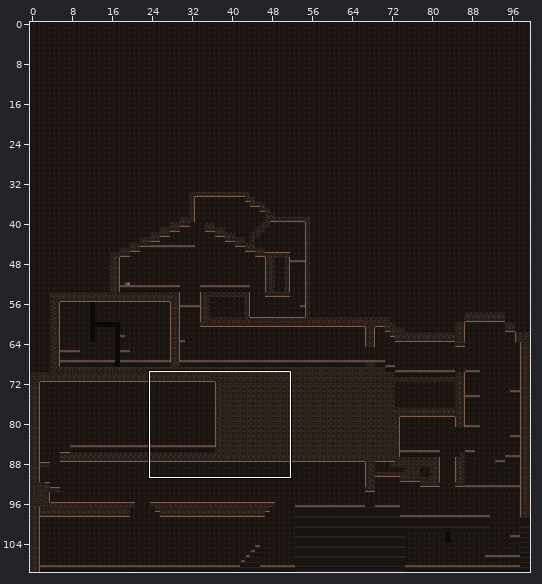
Tiled map (JSON) -- assets/Tiled/super_mario.json. Above: a wide view before the commit, with the close-up outlined.
Close-up. Earlier state:
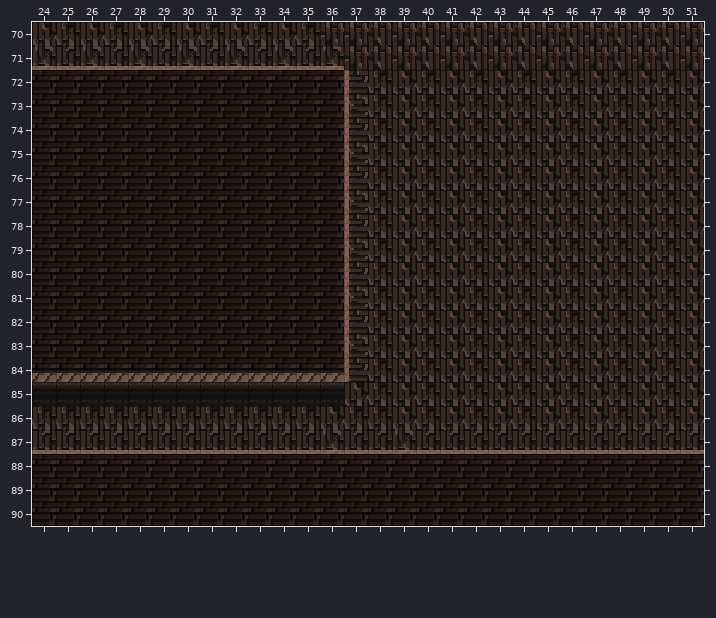
Cells are 16x16 px. Shown: x 24..51, y 70..90. The commit also changed other parts of the map, which this record leaves out.
Now the later version:
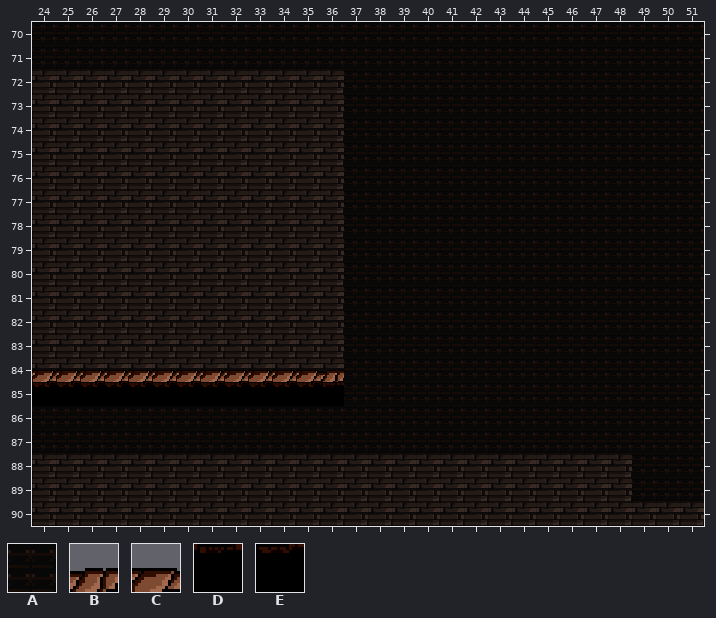
Key: from "SuperMarioBros-World1-1": A 163, B 321, C 322, D 341, E 342.
_ is an empty cell, . an unchanged one.
Tiles of an added or newly shown layer are drawn over the layers below it.
The exact change:
--- layer "World2" (now shown)
@@ x 24..51 @@
-70 ____________________________
-71 ____________________________
-72 ............._______________
-73 ............._______________
-74 ............._______________
-75 ............._______________
-76 ............._______________
-77 ............._______________
-78 ............._______________
-79 ............._______________
-80 ............._______________
-81 ............._______________
-82 ............._______________
-83 ............._______________
-84 ____________________________
-85 ____________________________
-86 ____________________________
-87 ____________________________
-88 .........................___
-89 .........................___
+70 AAAAAAAAAAAAAAAAAAAAAAAAAAAA
+71 AAAAAAAAAAAAAAAAAAAAAAAAAAAA
+72 .............AAAAAAAAAAAAAAA
+73 .............AAAAAAAAAAAAAAA
+74 .............AAAAAAAAAAAAAAA
+75 .............AAAAAAAAAAAAAAA
+76 .............AAAAAAAAAAAAAAA
+77 .............AAAAAAAAAAAAAAA
+78 .............AAAAAAAAAAAAAAA
+79 .............AAAAAAAAAAAAAAA
+80 .............AAAAAAAAAAAAAAA
+81 .............AAAAAAAAAAAAAAA
+82 .............AAAAAAAAAAAAAAA
+83 .............AAAAAAAAAAAAAAA
+84 CCCCCCCCCCCCBAAAAAAAAAAAAAAA
+85 EEEEEEEEEEEEDAAAAAAAAAAAAAAA
+86 AAAAAAAAAAAAAAAAAAAAAAAAAAAA
+87 AAAAAAAAAAAAAAAAAAAAAAAAAAAA
+88 .........................AAA
+89 .........................AAA
Pixel boxes of the changes (left, top, right, bottom) in both close-ups:
added: (32, 22, 704, 502)
